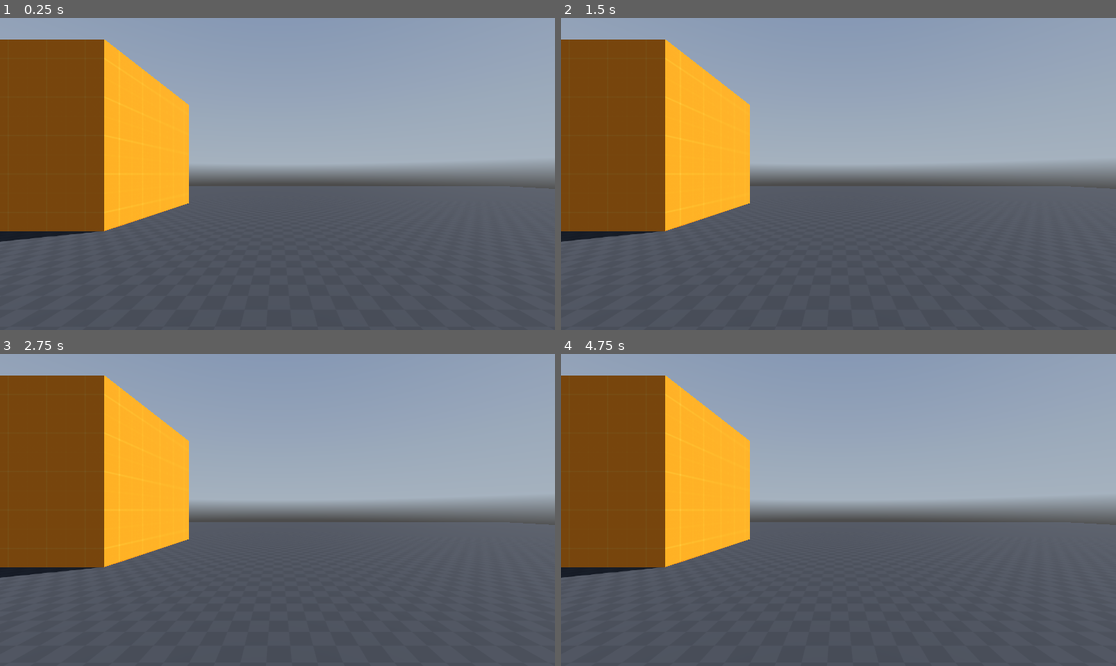
Above: before the commit, frames 1-4 (two rows, left to right).
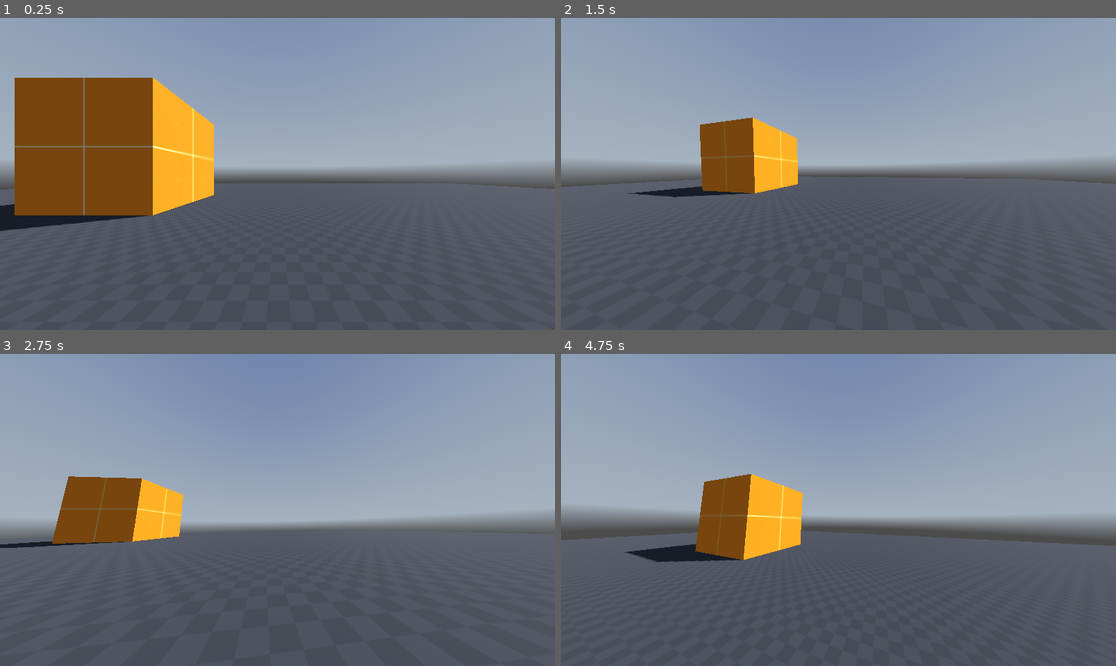
Above: after the commit, the same moments.

Repository: ceejaytwoyoshi/GODOT-FPS-THING
Game: Godot game, scene res://scenes/idk.tscn
Same seed, same stepped clock (60 frames per second), same inputs: the game is played once before the commit and once after it. A sky picture missing from this copy of the repository is replaced by a grey-blue gradient.
Inputs (mouse positions are in pixels of both pictures, inside the frame that each line leads up to):
- Up to frame 1 (0.25 s): no input
- Up to frame 2 (1.5 s): tap Enter (ui_accept) at 0.5, 0.77, 0.8, 1.07, 1.35 s; move the mouse to (960, 158) at 0.52 s; hold D (right) 0.53-1.28 s; hold Ctrl (crouch) 0.53-1.28 s; move the mouse to (727, 189) at 1.27 s; hold S (backward) from 1.28 s (still down)
- Up to frame 3 (2.75 s): tap Enter (ui_accept) at 1.52, 1.82, 2.3 s; tap Ctrl (crouch) at 1.55 s; move the mouse to (333, 441) at 2.02 s; release S (backward) at 2.03 s; hold D (right) from 2.03 s (still down); hold Ctrl (crouch) from 2.03 s (still down)
- Up to frame 4 (4.75 s): move the mouse to (810, 572) at 2.77 s; release D (right) at 2.78 s; release Ctrl (crouch) at 2.78 s; hold W (forward) 2.78-3.53 s; tap Shift (sprint) at 2.85 s; tap Enter (ui_accept) at 3.02, 3.32, 3.77, 3.8, 4.07, 4.35, 4.52 s; tap Ctrl (crouch) at 3.05, 4.55 s; move the mouse to (1005, 556) at 3.52 s; hold Ctrl (crouch) 3.53-4.28 s; hold A (left) from 3.53 s (still down); move the mouse to (672, 463) at 4.27 s

The runs differ from the first frame. In frame 1, 11% of the frame differs, in the area x 0-99%, y 6-72%; in frame 2, 22%; in frame 3, 21%; in frame 4, 26%, in the area x 0-100%, y 6-72%.
Error before the commit: Parse Error: Expected ":" after "if" condition. (res://fpsplayer.gd:74)

Commit message:
Addded crouch thing

Diff:
--- a/fpsplayer.gd
+++ b/fpsplayer.gd
@@ -3,6 +3,7 @@
 
 const WSPEED = 5.0
 const SSPEED = 7.5
+const CSPEED = 3.0
 const JUMP_VELOCITY = 4.5
 
 var playerFOV = 100
@@ -15,6 +16,10 @@
 
 @onready var head = $Head
 @onready var camera_3d = $Head/Camera3D
+@onready var collision_shape_standing = $CollisionShape_STANDING
+@onready var collision_shape_crouching = $CollisionShape_CROUCHING
+@onready var head_checker = $Head/HeadChecker
+
 
 
 var camRotation = Vector2(0,0)
@@ -25,6 +30,9 @@
 var viewRollSpeed = 0.1
 
 const DEFAULT_HEIGHT = 2.0
+const CROUCH_HEIGHT = 1.0
+var crouchSpeed = 10
+var crouchDepth = -0.75
 
 var direction = Vector3.ZERO
 
@@ -63,6 +71,9 @@
 	match currentState:
 		CharacterStates.IDLE:
 			if is_on_floor():
+				head.position.y = lerp(head.position.y, 1.5, delta * 8.0)
+				collision_shape_standing.disabled = false
+				collision_shape_crouching.disabled = true
 				velocity.x = 0.0
 				velocity.z = 0.0
 
@@ -71,7 +82,8 @@
 				else:
 					currentState = CharacterStates.IDLE
 
-				if Input.is_action_pressed("crouch")
+				if Input.is_action_pressed("crouch"):
+					currentState = CharacterStates.CROUCHING
 
 				if Input.is_action_just_pressed("ui_accept"):
 					currentState = CharacterStates.JUMPING
@@ -79,6 +91,9 @@
 				currentState = CharacterStates.FALLING
 		CharacterStates.WALKING:
 			if is_on_floor():
+				head.position.y = lerp(head.position.y, 1.5, delta * 8.0)
+				collision_shape_standing.disabled = false
+				collision_shape_crouching.disabled = true
 				currentSpeed = WSPEED
 				if direction.length() > 0.5:
 					currentState = CharacterStates.WALKING
@@ -88,6 +103,23 @@
 					currentState = CharacterStates.SPRINTING
 				if Input.is_action_just_pressed("ui_accept"):
 					currentState = CharacterStates.JUMPING
+				if Input.is_action_pressed("crouch"):
+					currentState = CharacterStates.CROUCHING
+			else:
+				currentState = CharacterStates.FALLING
+		CharacterStates.CROUCHING:
+			if is_on_floor():
+				currentSpeed = CSPEED
+				head.position.y = lerp(head.position.y, 1.5 + crouchDepth, delta * 8.0)
+				collision_shape_standing.disabled = true
+				collision_shape_crouching.disabled = false
+				if Input.is_action_just_pressed("ui_accept"):
+					currentState = CharacterStates.JUMPING
+				if Input.is_action_just_released("crouch") and !head_checker.is_colliding():
+					if direction.length() > 0.5:
+						currentState = CharacterStates.WALKING
+					if direction.length() == 0.0:
+						currentState = CharacterStates.IDLE
 			else:
 				currentState = CharacterStates.FALLING
 		CharacterStates.SPRINTING:
--- a/fpsplayer.tscn
+++ b/fpsplayer.tscn
@@ -1,17 +1,29 @@
-[gd_scene load_steps=3 format=3 uid="uid://bau6naihwnv4f"]
+[gd_scene load_steps=4 format=3 uid="uid://bau6naihwnv4f"]
 
 [ext_resource type="Script" path="res://fpsplayer.gd" id="1_tgw8n"]
 
 [sub_resource type="CapsuleShape3D" id="CapsuleShape3D_xi6x2"]
 
+[sub_resource type="CapsuleShape3D" id="CapsuleShape3D_j7hlj"]
+height = 1.2
+
 [node name="fpsplayer" type="CharacterBody3D"]
 script = ExtResource("1_tgw8n")
 
-[node name="CollisionShape3D" type="CollisionShape3D" parent="."]
+[node name="CollisionShape_STANDING" type="CollisionShape3D" parent="."]
 transform = Transform3D(1, 0, 0, 0, 1, 0, 0, 0, 1, 0, 1, 0)
 shape = SubResource("CapsuleShape3D_xi6x2")
+
+[node name="CollisionShape_CROUCHING" type="CollisionShape3D" parent="."]
+transform = Transform3D(1, 0, 0, 0, 1, 0, 0, 0, 1, 0, 0.599843, 0)
+shape = SubResource("CapsuleShape3D_j7hlj")
+disabled = true
 
 [node name="Head" type="Node3D" parent="."]
 transform = Transform3D(1, 0, 0, 0, 1, 0, 0, 0, 1, 0, 1.5, 0)
 
 [node name="Camera3D" type="Camera3D" parent="Head"]
+
+[node name="HeadChecker" type="RayCast3D" parent="Head"]
+transform = Transform3D(1, 0, 0, 0, 1, 0, 0, 0, 1, 0, -0.00102293, 0)
+target_position = Vector3(0, 1.16, 0)
--- a/scenes/idk.tscn
+++ b/scenes/idk.tscn
@@ -17,6 +17,7 @@
 
 [sub_resource type="StandardMaterial3D" id="StandardMaterial3D_jhlyu"]
 albedo_texture = ExtResource("4_l5mck")
+uv1_scale = Vector3(0.1, 0.1, 0.1)
 uv1_triplanar = true
 
 [node name="Node3D" type="Node3D"]
@@ -38,6 +39,12 @@
 size = Vector3(5, 5, 5)
 material = SubResource("StandardMaterial3D_jhlyu")
 
+[node name="CSGBox3D3" type="CSGBox3D" parent="."]
+transform = Transform3D(1, 0, 0, 0, 1, 0, 0, 0, 1, -7.63814, 1.6774, 0.886006)
+use_collision = true
+size = Vector3(2.26475, 0.416029, 5.49068)
+material = SubResource("StandardMaterial3D_jhlyu")
+
 [node name="DirectionalLight3D" type="DirectionalLight3D" parent="."]
 transform = Transform3D(0.798257, -0.179385, 0.574984, -0.602317, -0.237741, 0.762033, 1.99578e-10, -0.954621, -0.297825, 0, 9.67987, 0)
 shadow_enabled = true
